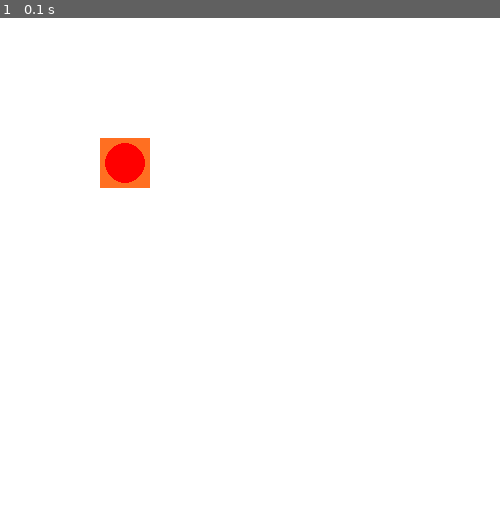
Above: before the commit, frame 1.
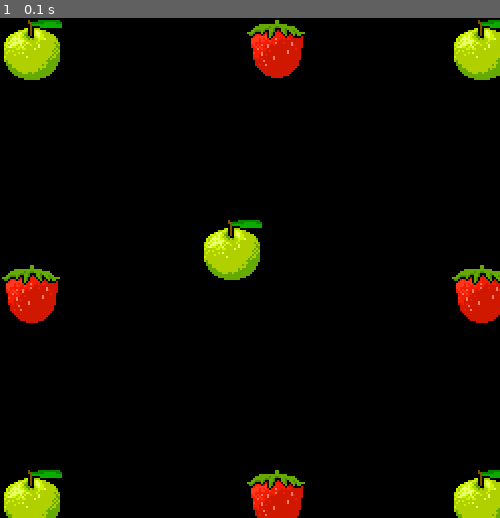
Above: after the commit, the same moment.

Repository: astevens246/pygame-tutorial
Game: pygame game, started from drawing-objects.py
Same seed, same stepped clock (60 frames per second), same inputs: the game is played once before the commit and once after it.
Inputs:
- Up to frame 1 (0.1 s): no input

The runs differ from the first frame. In frame 1, 100% of the frame differs, in the area x 0-100%, y 0-100%.

Commit message:
added apple and strawberry images

Diff:
--- a/drawing-objects.py
+++ b/drawing-objects.py
@@ -2,15 +2,34 @@
 
 # Import and initialize pygame
 import pygame
+
+class GameObject(pygame.sprite.Sprite):
+  def __init__(self, x, y, image):
+    super(GameObject, self).__init__()
+    self.surf = pygame.image.load(image) #add image
+    self.x = x
+    self.y = y
+
+  def render(self, screen):
+    screen.blit(self.surf, (self.x, self.y))
+
 pygame.init()
+
 
 # Configure the screen
 screen = pygame.display.set_mode([500, 500])
 
-# Create a new instance of Surface
-surf = pygame.Surface((50, 50))
-surf.fill((255, 111, 33))
-pygame.draw.circle(surf, (255, 0, 0), (25, 25), 20)  # Draw a red circle on surf
+apple1 = GameObject(0, 0, 'apple.png')
+apple2 = GameObject(450, 0, 'apple.png')
+apple3 = GameObject(200, 200, 'apple.png')
+apple4 = GameObject(450, 450, 'apple.png')
+apple5 = GameObject(0, 450, 'apple.png')
+
+strawberry1 = GameObject(245, 0, 'strawberry.png')
+strawberry2 = GameObject(0, 245, 'strawberry.png')
+strawberry3 = GameObject(450, 245, 'strawberry.png')
+strawberry4 = GameObject(245, 450, 'strawberry.png')
+
 
 # Create the game loop
 running = True
@@ -19,12 +38,20 @@
   for event in pygame.event.get():
     if event.type == pygame.QUIT:
       running = False
+      # Clear screen
+  screen.fill((0, 0, 0))
 
-  # Clear screen
-  screen.fill((255, 255, 255))
+  # Draw the box object
+  apple1.render(screen)
+  apple2.render(screen)
+  apple3.render(screen)
+  apple4.render(screen)
+  apple5.render(screen)
 
-  # Draw the surface
-  screen.blit(surf, (100, 120))
+  strawberry1.render(screen)
+  strawberry2.render(screen)
+  strawberry3.render(screen)
+  strawberry4.render(screen)
 
   # Update the window
   pygame.display.flip()
Binary file added: apple.png
Binary file added: strawberry.png
